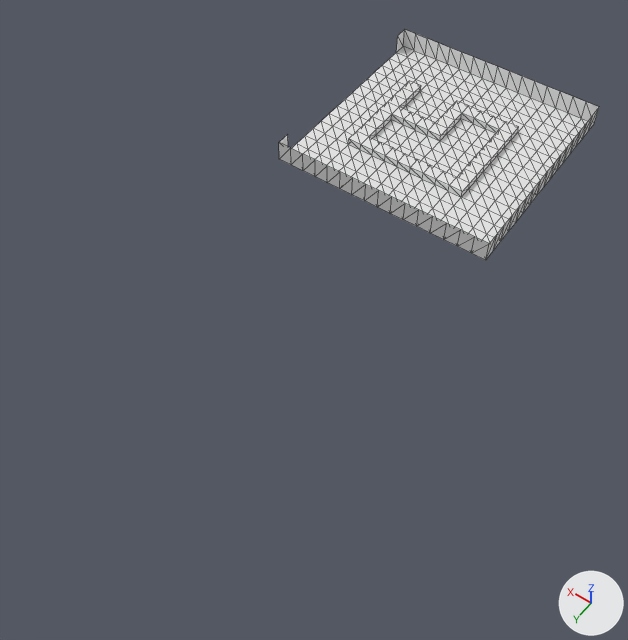
One commit to the OBJ model src/Resources/Models/manorgardens.obj: the scene before it, then after it.
Camera for both pictures: a 50 mm lens placed at (-24.8, 71.4, 80.7), pointed at (14.6, 16.2, -6.1). The axes (+X, +Y, +Z) are drawn at lower right. The lights are the same throughout. Mesh edges are drawn as thin lines. Where no turn or scale is listed for an object, it has been applied to the vertices.

Script lines for the objects in view, before the commit:
```python
me_plane_001 = bpy.data.meshes.new('Plane.001')
me_plane_001.from_pydata(...)  # 102 vertices, 100 faces; spans x 0.0..32.0, y -32.0..0.0, z 0.0..3.0
# before: 21 (2.0, 0.0, 0.0) at pixel (471, 253), 25 (4.0, 0.0, 0.0) at pixel (457, 246), 72 (2.0, 0.0, 3.0) at pixel (474, 236), 76 (4.0, 0.0, 3.0) at pixel (460, 229)
me_plane_015 = bpy.data.meshes.new('Plane.015')
me_plane_015.from_pydata(...)  # 355 vertices, 644 faces; spans x 0.0..32.0, y -32.0..0.0, z 0.0..1.0
ob_plane_001 = bpy.data.objects.new('Plane.001', me_plane_001)
ob_plane_001.location = (0.0, 0.0, 0.0)
ob_plane_015 = bpy.data.objects.new('Plane.015', me_plane_015)
ob_plane_015.location = (0.0, 0.0, 0.0)
```
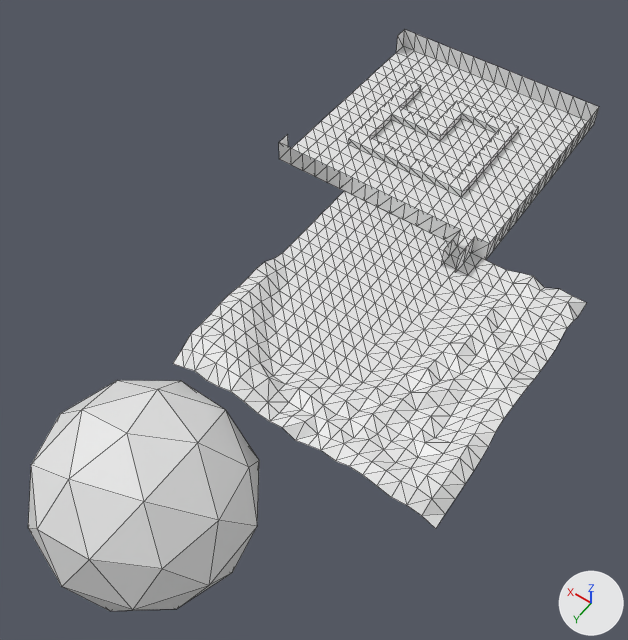
Location of each change, (x1, y1, x2, y2) in pixels of the pictures (628 x 640 px):
'Grid', added
    after: (173, 191, 586, 528)
'Icosphere.002', added
    after: (28, 380, 259, 611)
'Plane.005', added
    after: (441, 241, 452, 266)
'Plane.003', added
    after: (450, 230, 461, 255)
'Plane.004', added
    after: (456, 247, 467, 272)
'Plane.002', added
    after: (464, 237, 475, 262)
part 1 of me_plane_001, deleted
    before: (458, 230, 475, 253)

The change, as a list of edits to the scene's bpy script:
```text
Change me_plane_001:
    where me_plane_001.from_pydata(...)  # 102 vertices, 100 faces; spans x 0.0..32.0, y -32.0..0.0, z 0.0..3.0
    used by ob_plane_001; location = (0.0, 0.0, 0.0)
    verts and faces of me_plane_001; kept vertices keep their numbers, new ones are numbered from 102
    me_plane_001 part 1
    add delete_faces([(21, 25, 72), (25, 76, 72)])
Add me_plane_005:
    me_plane_005.from_pydata([(4.0, 4.0, 0.0), (4.0, 2.0, 0.0), (4.0, 4.0, 3.0), (4.0, 2.0, 3.0)], [], [(1, 2, 0), (1, 3, 2)])
Add me_plane_004:
    me_plane_004.from_pydata([(2.0, 2.0, 0.0), (2.0, 4.0, 0.0), (2.0, 2.0, 3.0), (2.0, 4.0, 3.0)], [], [(1, 2, 0), (1, 3, 2)])
Add me_plane_003:
    me_plane_003.from_pydata([(4.0, 2.0, 0.0), (4.0, 0.0, 0.0), (4.0, 2.0, 3.0), (4.0, 0.0, 3.0)], [], [(1, 2, 0), (1, 3, 2)])
Add me_plane_002:
    me_plane_002.from_pydata([(2.0, 0.0, 0.0), (2.0, 2.0, 0.0), (2.0, 0.0, 3.0), (2.0, 2.0, 3.0)], [], [(1, 2, 0), (1, 3, 2)])
Add me_icosphere_002:
    me_icosphere_002.from_pydata(...)  # an icosphere of 80 faces spanning x 3.6..28.1, y 33.3..59.1, z -19.7..6.1
Add me_grid:
    me_grid.from_pydata(...)  # 441 vertices, 800 faces; spans x -13.4..21.2, y -0.1..34.7, z -0.1..2.9
Add ob_plane_005:
    ob_plane_005 = bpy.data.objects.new('Plane.005', me_plane_005)
    ob_plane_005.location = (0.0, 0.0, 0.0)
Add ob_plane_004:
    ob_plane_004 = bpy.data.objects.new('Plane.004', me_plane_004)
    ob_plane_004.location = (0.0, 0.0, 0.0)
Add ob_plane_003:
    ob_plane_003 = bpy.data.objects.new('Plane.003', me_plane_003)
    ob_plane_003.location = (0.0, 0.0, 0.0)
Add ob_plane_002:
    ob_plane_002 = bpy.data.objects.new('Plane.002', me_plane_002)
    ob_plane_002.location = (0.0, 0.0, 0.0)
Add ob_icosphere_002:
    ob_icosphere_002 = bpy.data.objects.new('Icosphere.002', me_icosphere_002)
    ob_icosphere_002.location = (0.0, 0.0, 0.0)
Add ob_grid:
    ob_grid = bpy.data.objects.new('Grid', me_grid)
    ob_grid.location = (0.0, 0.0, 0.0)
```
